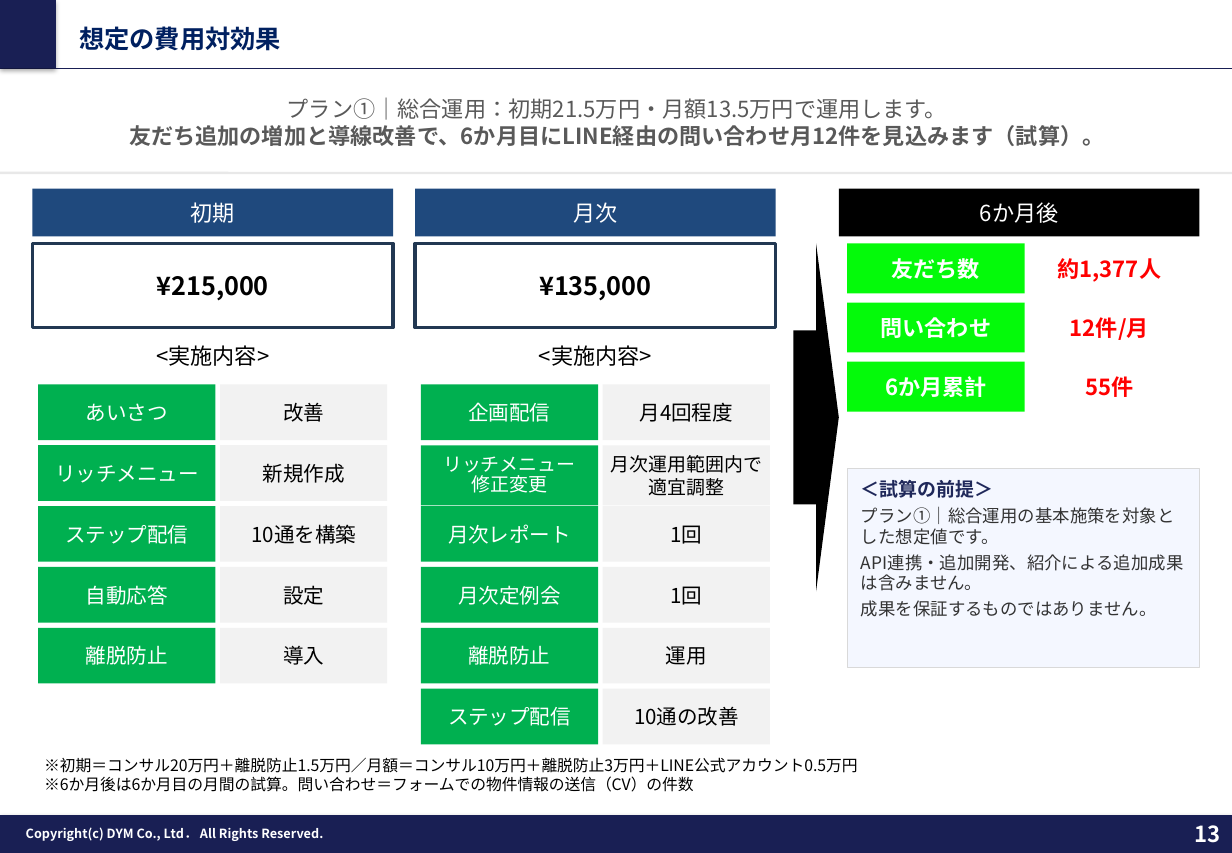
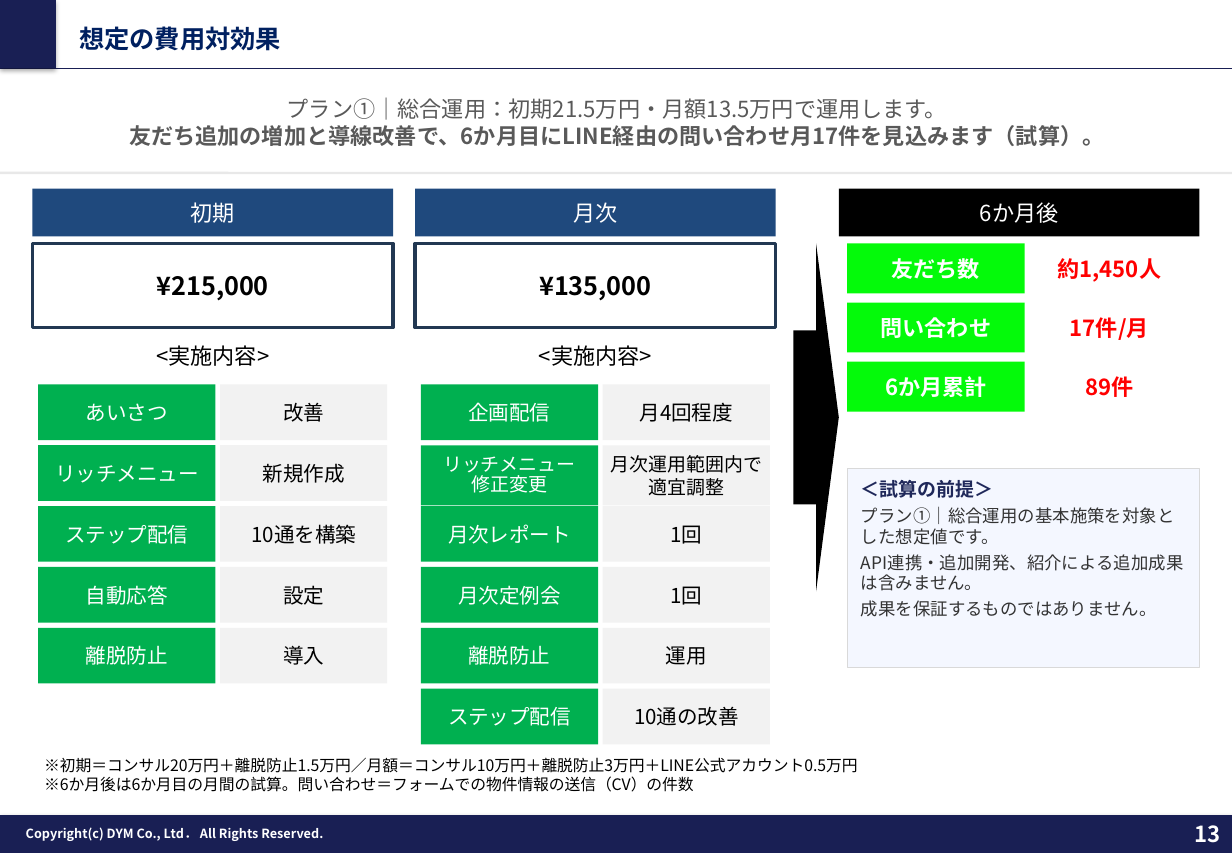
Before and after one commit to tonomura-r-dev/folder, a slide deck: slide 13 of 202610_株式会社あらうち御中_LINE公式アカウント運用のご提案_v9.pptx. Drawn at 1232x853 pixels with LibreOffice and Linux fonts; fonts in the diff are those of the drawing; background and template pictures are left out. Boxes give left, top, right and bottom in pixels: in the first picture for what was removed or moved away, otherwise in the second. Text is boxed around its words. In the diff, an @@ line names an element or a change of style, - is before the commit and + after.

```diff
--- a/202610_株式会社あらうち御中_LINE公式アカウント運用のご提案_v9.pptx
+++ b/202610_株式会社あらうち御中_LINE公式アカウント運用のご提案_v9.pptx
@@ text at (129,125,1104,146): text changed @@
-友だち追加の増加と導線改善で、6か月目にLINE経由の問い合わせ月12件を見込みます（試算）。
+友だち追加の増加と導線改善で、6か月目にLINE経由の問い合わせ月17件を見込みます（試算）。
@@ text at (1057,258,1161,282): text changed @@
-約1,377人
+約1,450人
@@ text at (1070,317,1149,340): text changed @@
-12件/月
+17件/月
@@ text at (1085,376,1133,397): text changed @@
-55件
+89件
```
Also in this commit, not shown: 3 other slides changed, 6 other files.
